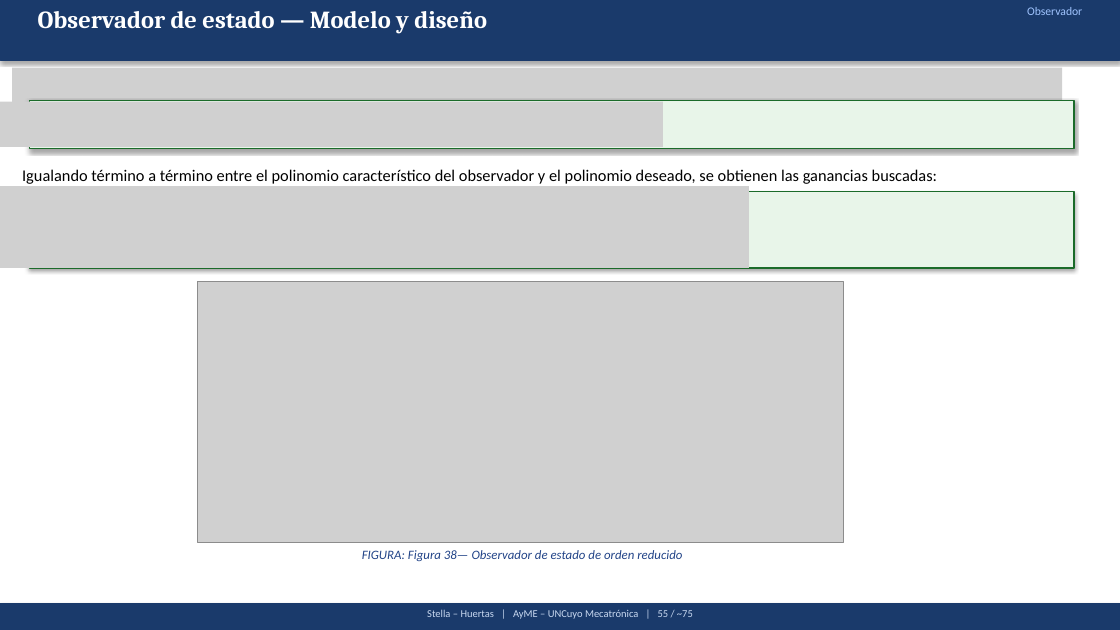
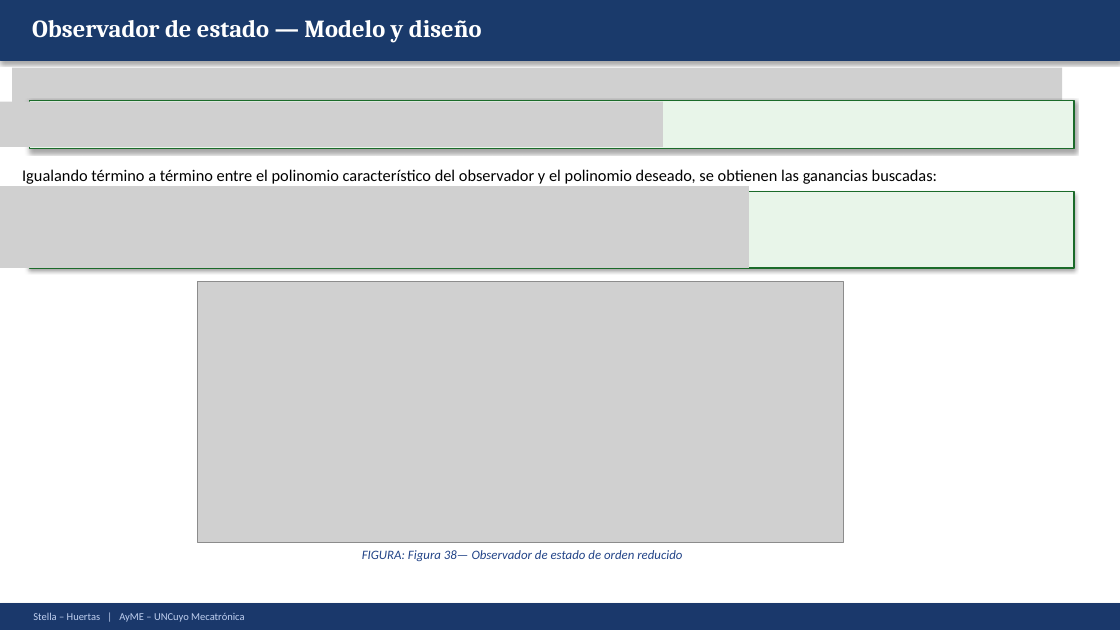
Before and after one commit to Juan-Stella/Automatica-y-maquinas-electricas-final, a slide deck: slide 75 of Presentación/AyME_Stella_Huertas_Presentacion1.pptx. Drawn at 1120x630 pixels with LibreOffice and Linux fonts; fonts in the diff are those of the drawing; grey boxes stand for pictures. Boxes give left, top, right and bottom in pixels: in the first picture for what was removed or moved away, otherwise in the second. Text is boxed around its words. In the diff, an @@ line names an element or a change of style, - is before the commit and + after.

```diff
--- a/Presentación/AyME_Stella_Huertas_Presentacion1.pptx
+++ b/Presentación/AyME_Stella_Huertas_Presentacion1.pptx
@@ text "Observador de estado — Modelo ...": place and size @@
-text "Observador de estado — Modelo ..." at [38, 11, 487, 34]
+text "Observador de estado — Modelo ..." at [32, 20, 482, 43]
@@ text removed at [1027, 7, 1082, 15] @@
-Observador
@@ rectangle added at [0, 603, 1120, 630], fill #1A386B, outline #1A386B 1 pt @@
@@ text "Stella – Huertas | AyME ..." at [33, 612, 244, 622]: vertical alignment top to middle @@
@@ text at [33, 612, 244, 622]: text changed; text colour #C8D8F0 to #C0D0F0 @@
-Stella – Huertas | AyME – UNCuyo Mecatrónica | 55 / ~75
+Stella – Huertas | AyME – UNCuyo Mecatrónica
```
Also in this commit, not shown: 94 other slides changed, 1 other file.
